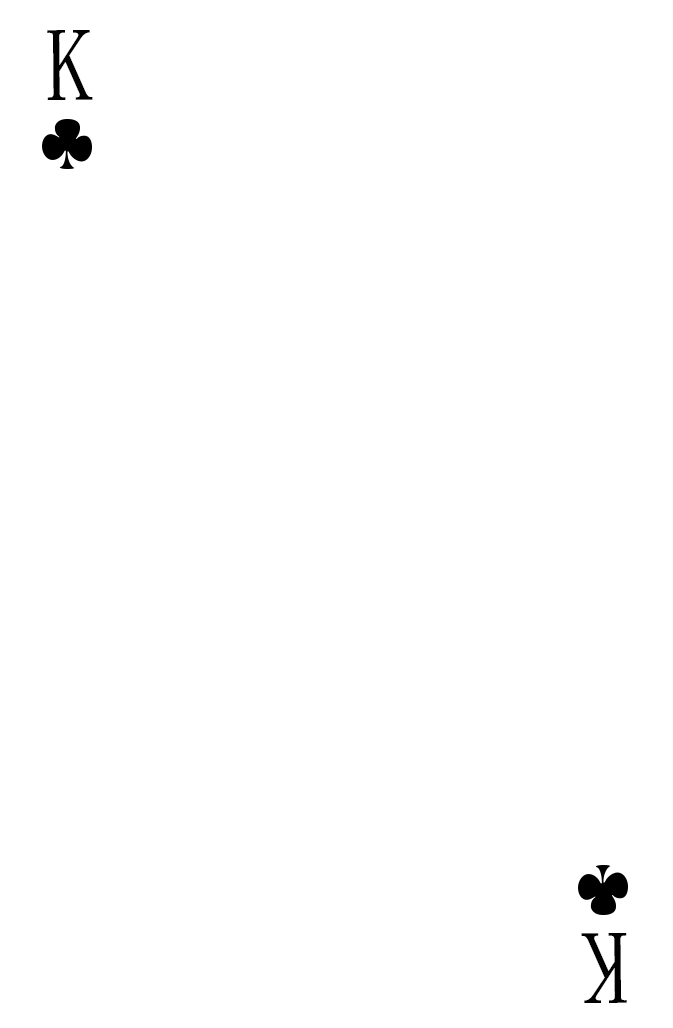
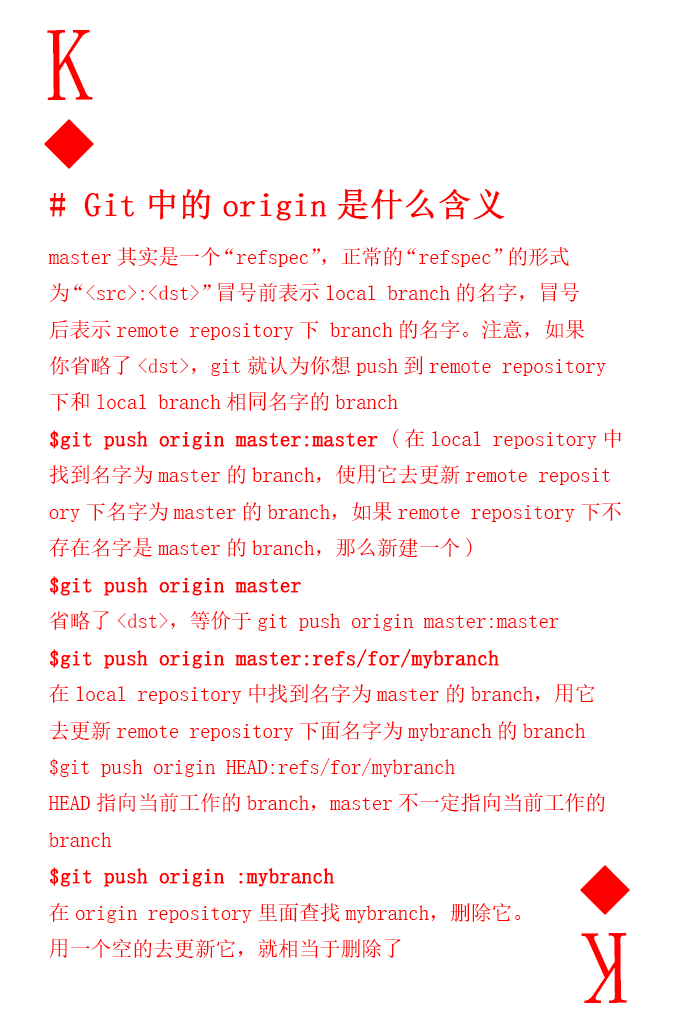
Revision of a layered 673 x 1028 image; what changed, layer by layer:
added group "command" with 1 layers above "num and pic up" over [48, 189, 621, 958]
added layer "# Git中的origin是什么含义 master其实是一个“refspec”，正常的“refspec”的形式 为“<src>" in group "command" over [48, 189, 621, 958]
moved "number" (1st of 2, in "num and pic up") above "diamond", painted on it over [47, 30, 93, 100]
renamed "club" to "diamond", painted on it over [42, 119, 94, 169]
painted on "number" (2nd of 2, in "num and pic bottom") over [581, 933, 627, 1003]
renamed "club" to "diamond", painted on it over [578, 865, 630, 915]
